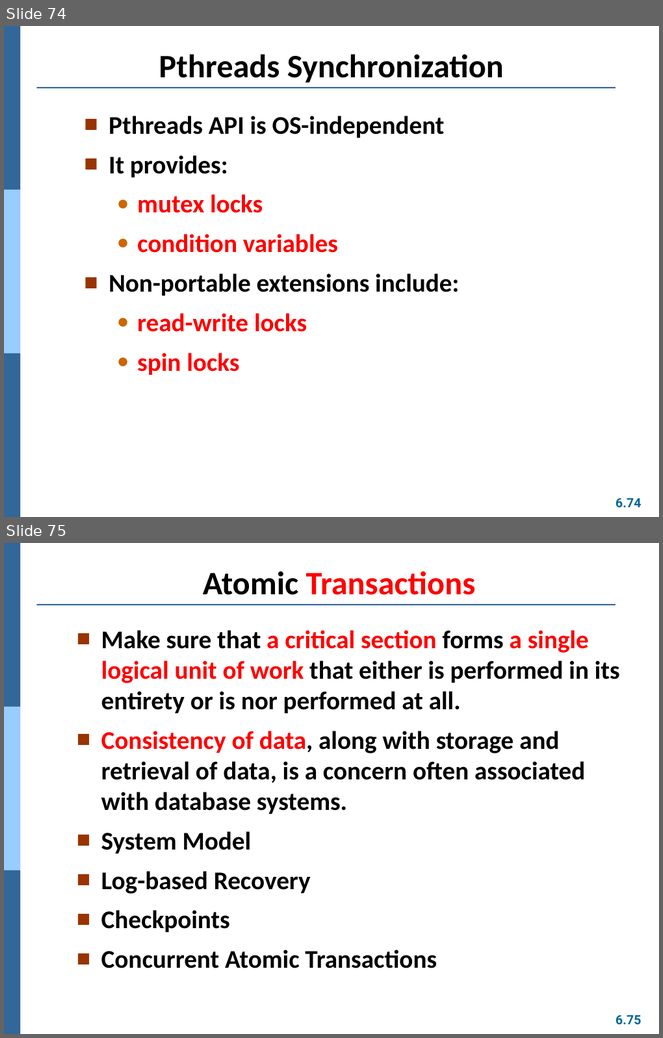
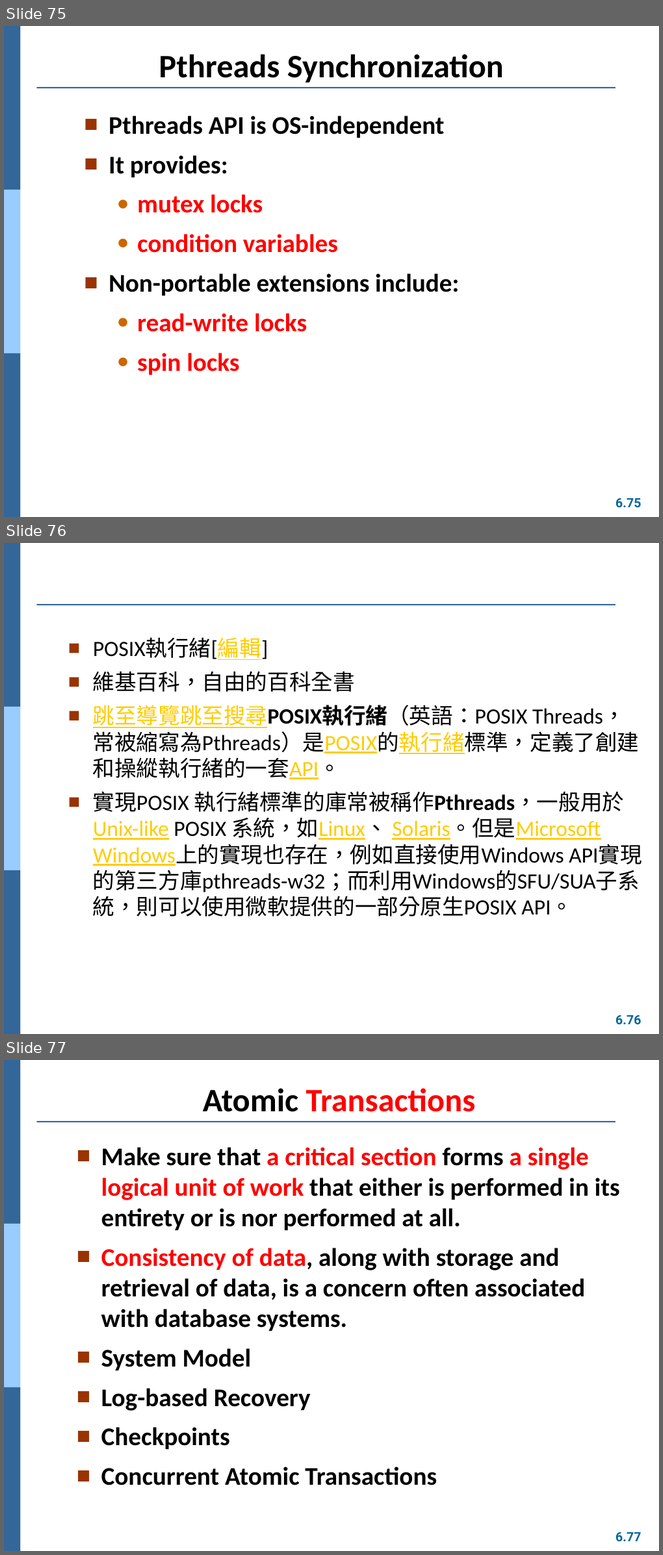
Before and after one commit to Yang09701194/OS_Learning, a slide deck: ch06.pptx. Shown one above the other, each under a label of ours: slides 74 and 75 before the commit, slides 75, 76 and 77 after it. The pictures are 663x1038 and 663x1555 pixels, drawn with LibreOffice and Linux fonts; fonts in the diff are those of the drawing. Boxes give left, top, right and bottom in pixels: in the first picture for what was removed or moved away, otherwise in the second. Text is boxed around its words. In the diff, an @@ line names an element or a change of style, - is before the commit and + after.

```diff
--- a/ch06.pptx
+++ b/ch06.pptx
@@ slide 76 added at (x1=4, y1=543, x2=659, y2=1034), background #FFFFFF; not listed: 5 template elements that a slide beside it also shows @@
@@ text added at (x1=93, y1=639, x2=640, y2=917), 24 pt, text #000000 @@
+■ POSIX執行緒[編輯]
+■ 維基百科，自由的百科全書
+■ 跳至導覽跳至搜尋POSIX執行緒（英語：POSIX Threads，常被縮寫為Pthreads）是POSIX的執行緒標準，定義了創建和操縱執行緒的一套API。
+■ 實現POSIX 執行緒標準的庫常被稱作Pthreads，一般用於Unix-like POSIX 系統，如Linux、 Solaris。但是Microsoft Windows上的實現也存在，例如直接使用Windows API實現的第三方庫pthreads-w32；而利用Windows的SFU/SUA子系統，則可以使用微軟提供的一部分原生POSIX API。
@@ what was slide 74 is now slide 75 @@
@@ page number at (x1=616, y1=499, x2=641, y2=508): text changed @@
-6.74
+6.75
@@ what was slide 75 is now slide 77 @@
@@ page number at (x1=616, y1=1533, x2=641, y2=1542): text changed @@
-6.75
+6.77
```
Also in this commit, not shown: 6 slides changed, 1 other slide added.
